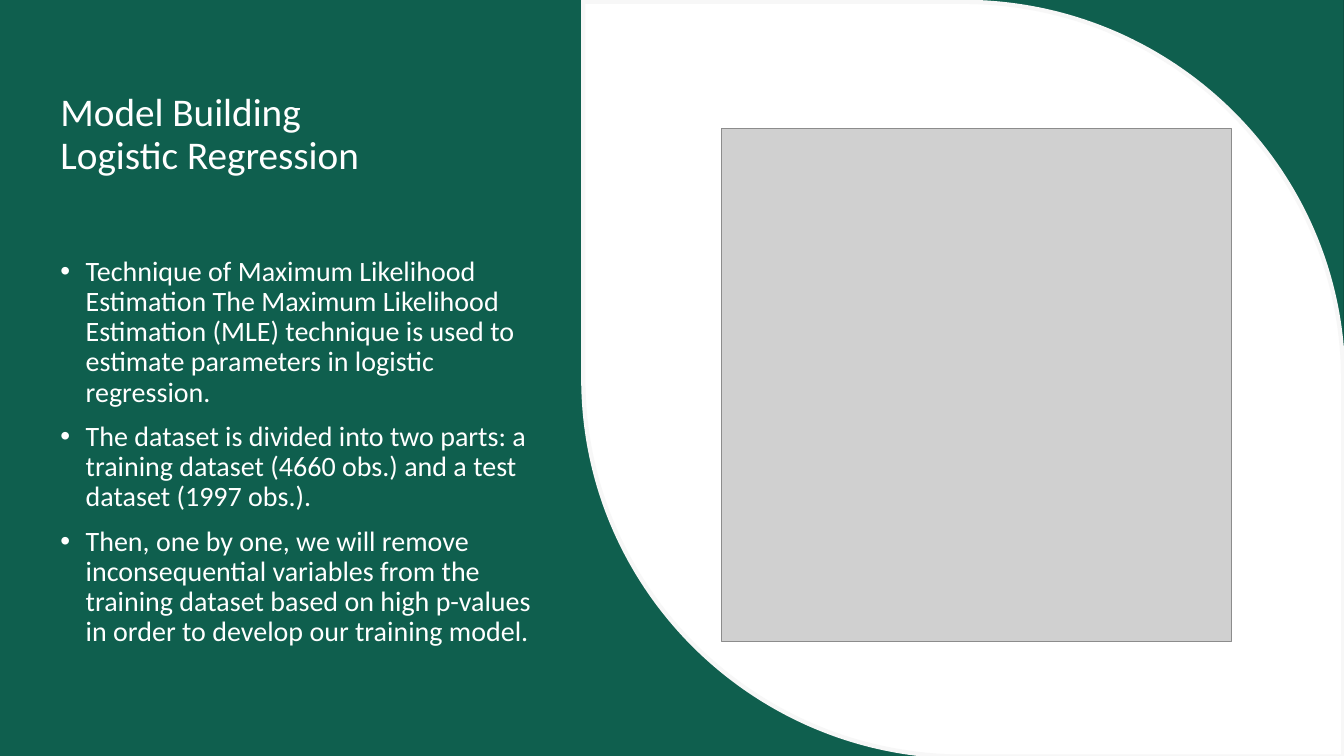
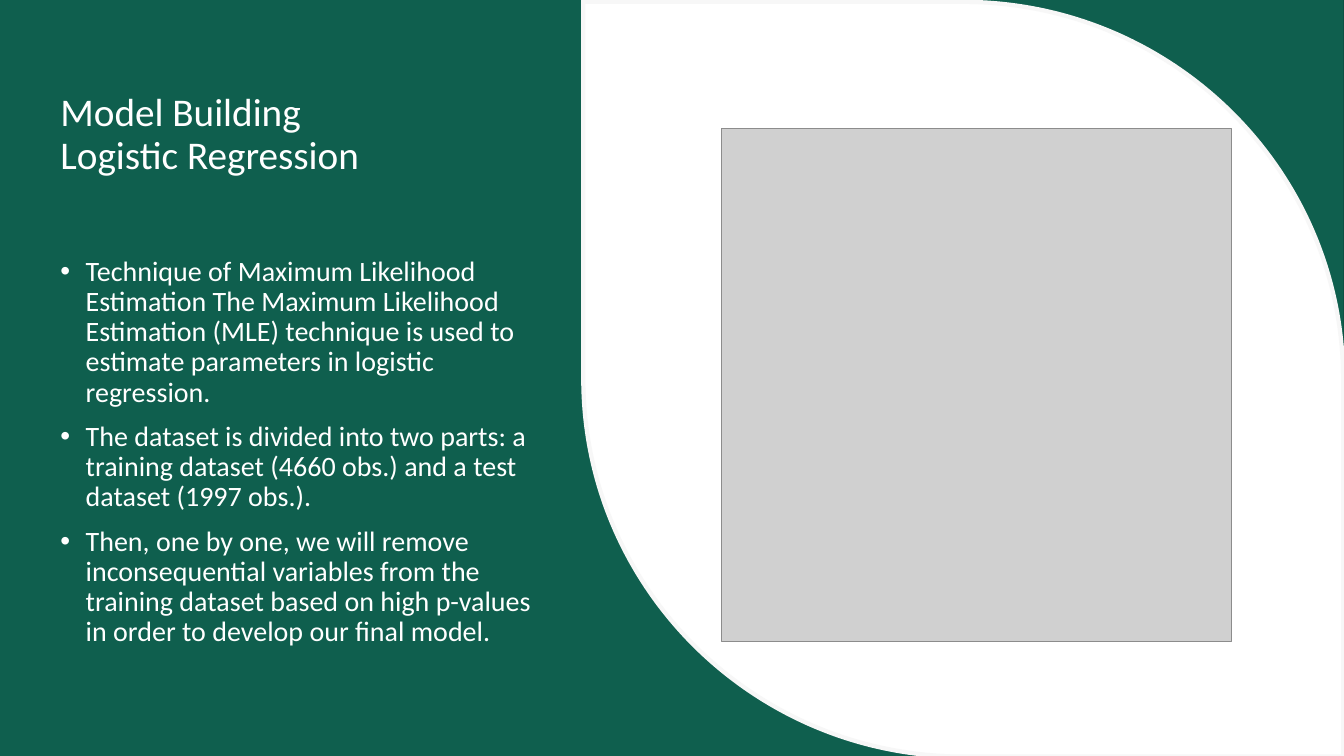
Before and after one commit to rahkum96/Supervised-Mchine-Learning, a slide deck: slide 11 of Ad-Clicked Web-Dataset/Ad-Clicking.pptx. Drawn at 1344x756 pixels with LibreOffice and Linux fonts; fonts in the diff are those of the drawing; grey boxes stand for pictures; background and template pictures are left out. Boxes give left, top, right and bottom in pixels: in the first picture for what was removed or moved away, otherwise in the second. Text is boxed around its words. In the diff, an @@ line names an element or a change of style, - is before the commit and + after.

```diff
--- a/Ad-Clicked Web-Dataset/Ad-Clicking.pptx
+++ b/Ad-Clicked Web-Dataset/Ad-Clicking.pptx
@@ text at (86,531,531,646): text changed @@
-• Then, one by one, we will remove inconsequential variables from the training dataset based on high p-values in order to develop our training model.
+• Then, one by one, we will remove inconsequential variables from the training dataset based on high p-values in order to develop our final model.
```
Also in this commit, not shown: 2 other slides changed.
